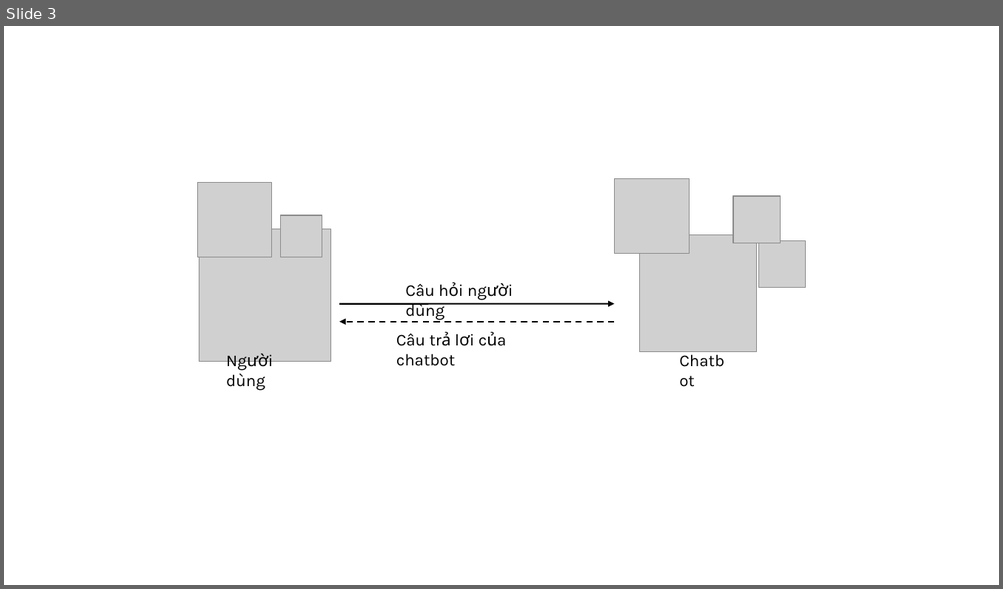
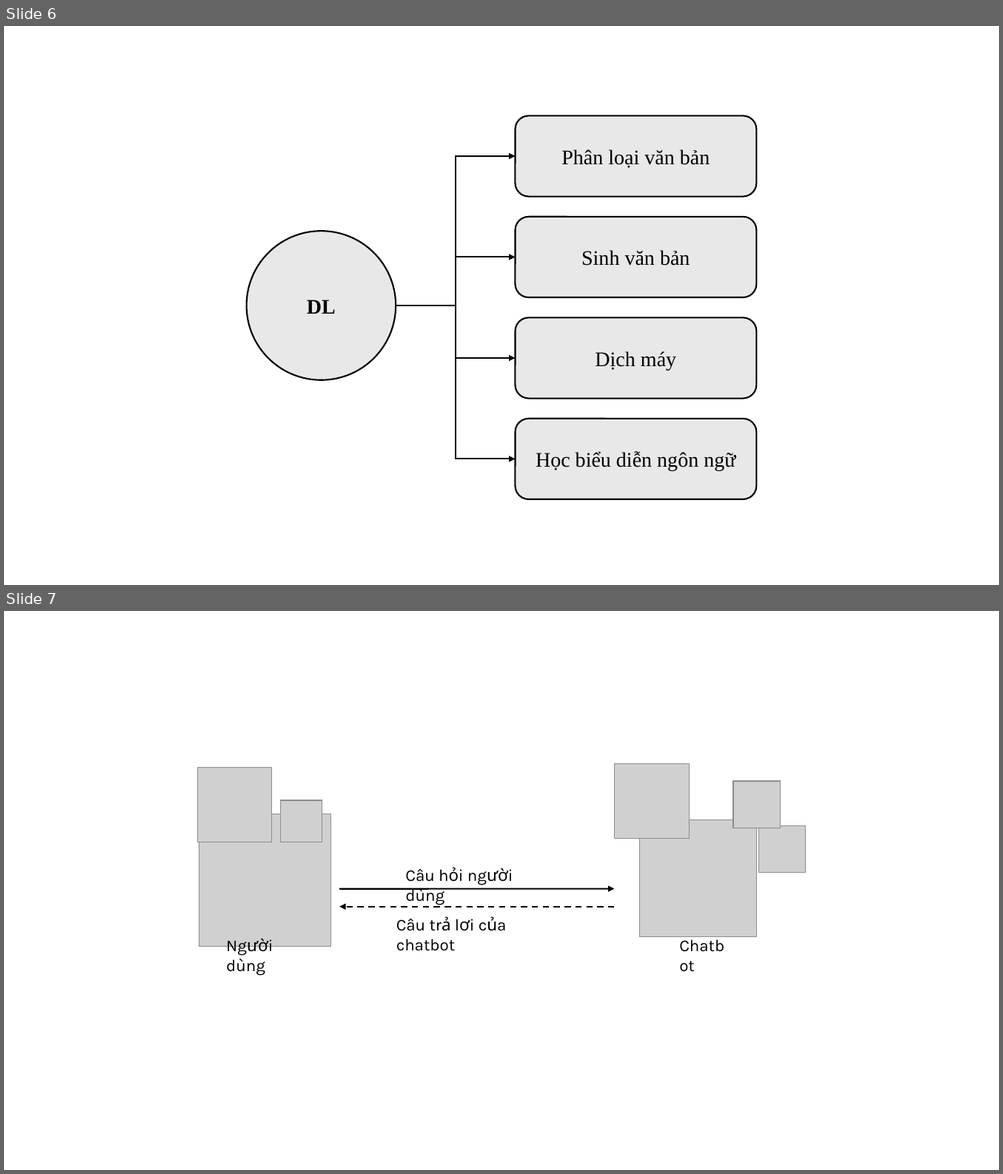
Before and after one commit to ngovanuc/Vietnamese_History_Chatbot, a slide deck: documents/hinh_ve_trong_cao_cao_do_an.pptx. Shown one above the other, each under a label of ours: slide 3 before the commit, slides 6 and 7 after it. The pictures are 1003x589 and 1003x1174 pixels, drawn with LibreOffice and Linux fonts; fonts in the diff are those of the drawing; grey boxes stand for pictures. Boxes give left, top, right and bottom in pixels: in the first picture for what was removed or moved away, otherwise in the second. Text is boxed around its words. In the diff, an @@ line names an element or a change of style, - is before the commit and + after.

```diff
--- a/documents/hinh_ve_trong_cao_cao_do_an.pptx
+++ b/documents/hinh_ve_trong_cao_cao_do_an.pptx
@@ slide 6 added at box(4, 26, 999, 585), background #FFFFFF @@
@@ rounded rectangle added at box(515, 116, 756, 196), fill #E8E8E8, outline #000000 1.5 pt, 20 pt, text #000000 @@
+Phân loại văn bản
@@ elbow arrow added from (395, 306) to (515, 156), #000000 1.5 pt @@
@@ rounded rectangle added at box(515, 217, 756, 298), fill #E8E8E8, outline #000000 1.5 pt, 20 pt, text #000000 @@
+Sinh văn bản
@@ ellipse added at box(247, 231, 395, 380), fill #E8E8E8, outline #000000 1.5 pt, 20 pt, text #000000, bold @@
+DL
@@ elbow arrow added from (395, 306) to (515, 258), #000000 1.5 pt @@
@@ elbow arrow added from (395, 306) to (515, 358), #000000 1.5 pt @@
@@ elbow arrow added from (395, 306) to (515, 460), #000000 1.5 pt @@
@@ rounded rectangle added at box(515, 318, 756, 398), fill #E8E8E8, outline #000000 1.5 pt, 20 pt, text #000000 @@
+Dịch máy
@@ rounded rectangle added at box(515, 419, 756, 500), fill #E8E8E8, outline #000000 1.5 pt, 20 pt, text #000000 @@
+Học biểu diễn ngôn ngữ
@@ what was slide 3 is now slide 7 @@
```
Also in this commit, not shown: 3 other slides added, 1 other file.
